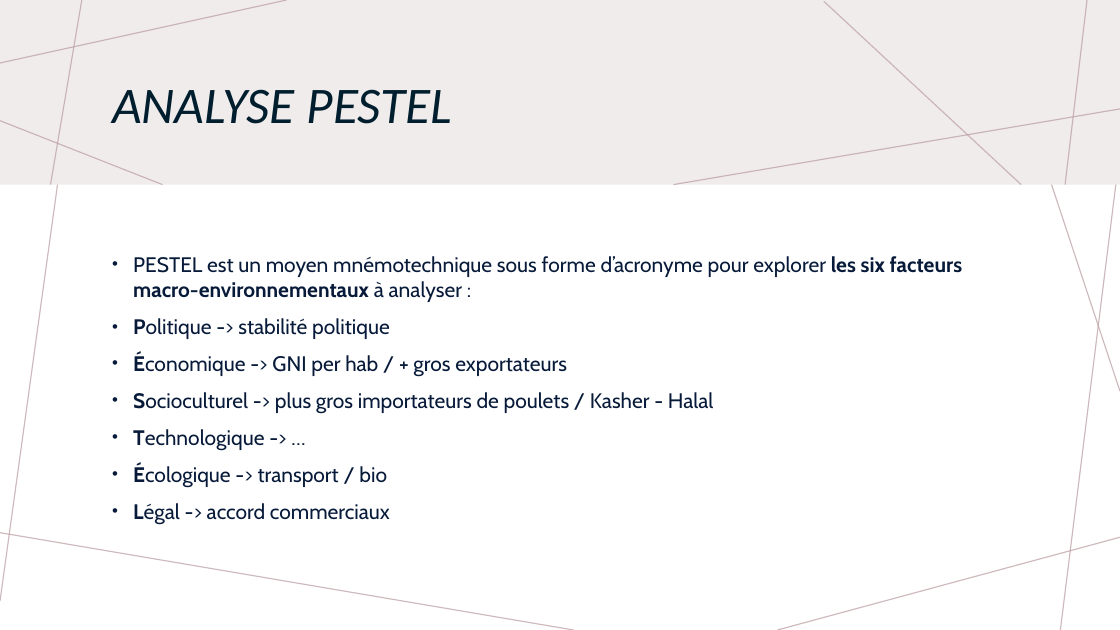
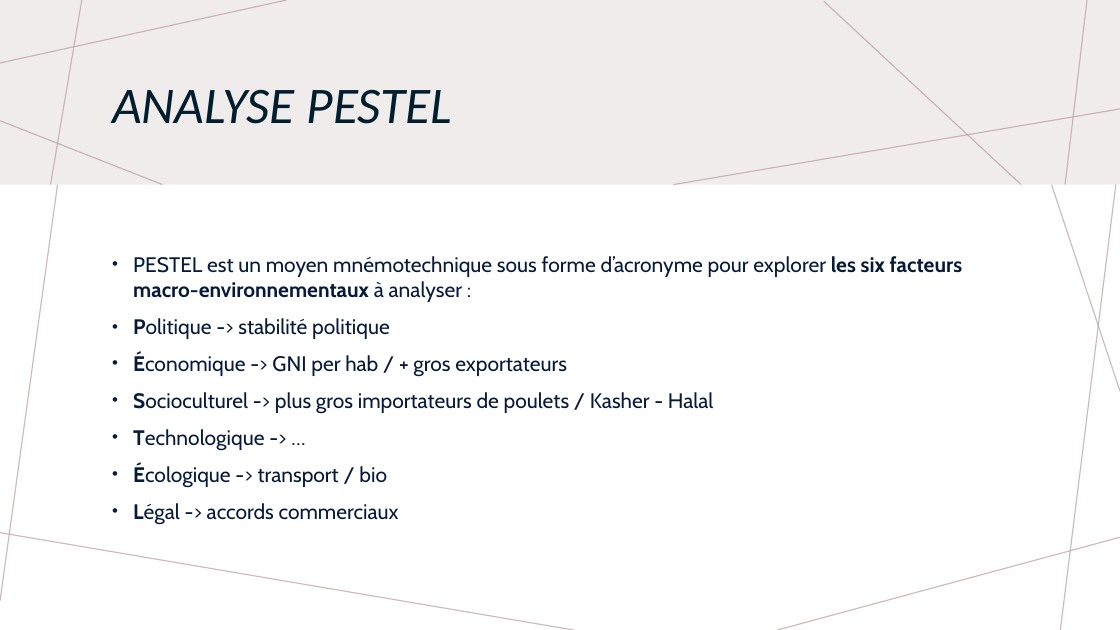
Before and after one commit to Axeloums/OC_Project_9, a slide deck: slide 2 of reports/Etude de marché.pptx. Drawn at 1120x630 pixels with LibreOffice and Linux fonts; fonts in the diff are those of the drawing. Boxes give left, top, right and bottom in pixels: in the first picture for what was removed or moved away, otherwise in the second. Text is boxed around its words. In the diff, an @@ line names an element or a change of style, - is before the commit and + after.

```diff
--- a/reports/Etude de marché.pptx
+++ b/reports/Etude de marché.pptx
@@ text at (133,503,399,525): text changed @@
-• Légal -> accord commerciaux
+• Légal -> accords commerciaux
```
Also in this commit, not shown: 3 slides added, 1 slide removed, 5 other files.
